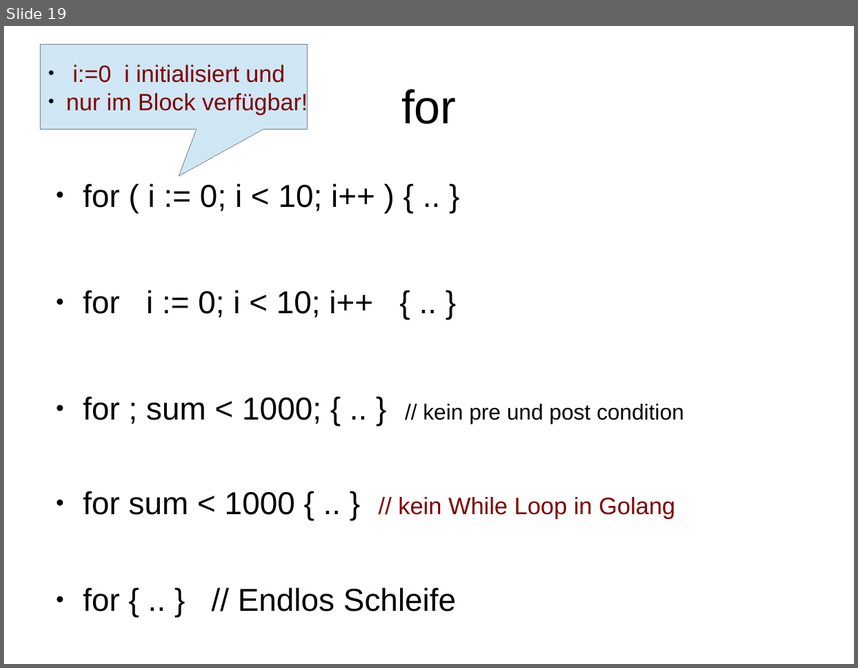
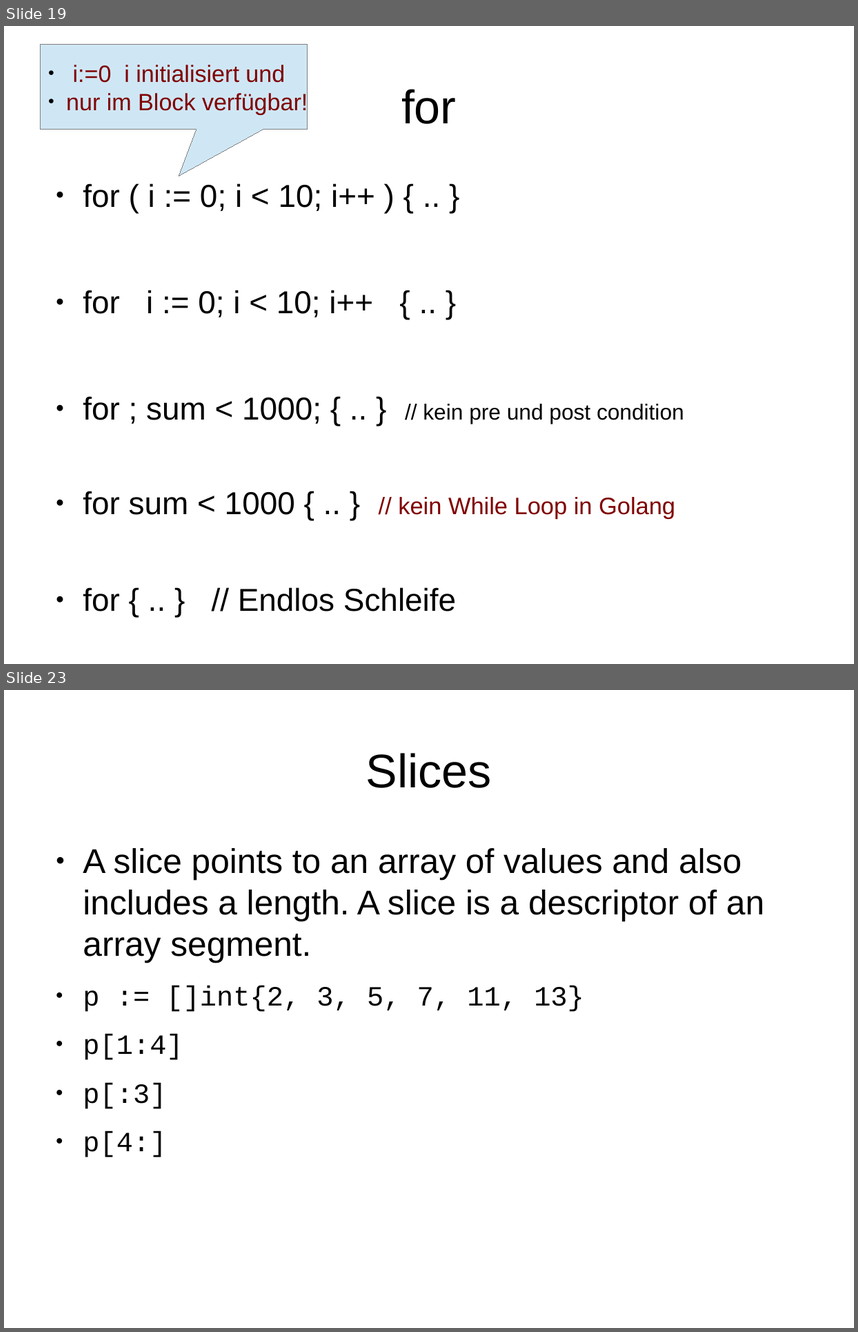
Before and after one commit to rayank77b/smallStuffs, a slide deck: programmierung/vortrag/golang.odp. Shown one above the other, each under a label of ours: slide 19 before the commit, slides 19 and 23 after it; the slides between them are not shown. The pictures are 858x668 and 858x1332 pixels, drawn with LibreOffice and Linux fonts; fonts in the diff are those of the drawing. Boxes give left, top, right and bottom in pixels: in the first picture for what was removed or moved away, otherwise in the second. Text is boxed around its words. In the diff, an @@ line names an element or a change of style, - is before the commit and + after.

```diff
--- a/programmierung/vortrag/golang.odp
+++ b/programmierung/vortrag/golang.odp
@@ slide 23 added at bbox=[4, 690, 854, 1328], background #FFFFFF @@
@@ title added at bbox=[366, 753, 492, 788], 44 pt, text #000000 @@
+Slices
@@ text added at bbox=[83, 848, 764, 1157], 32 pt, text #000000 @@
+● A slice points to an array of values and also includes a length. A slice is a descriptor of an array segment.
+● p := []int{2, 3, 5, 7, 11, 13}
+● p[1:4]
+● p[:3]
+● p[4:]
```
Also in this commit, not shown: 3 slides changed, 8 other slides added, 2 slides removed.
